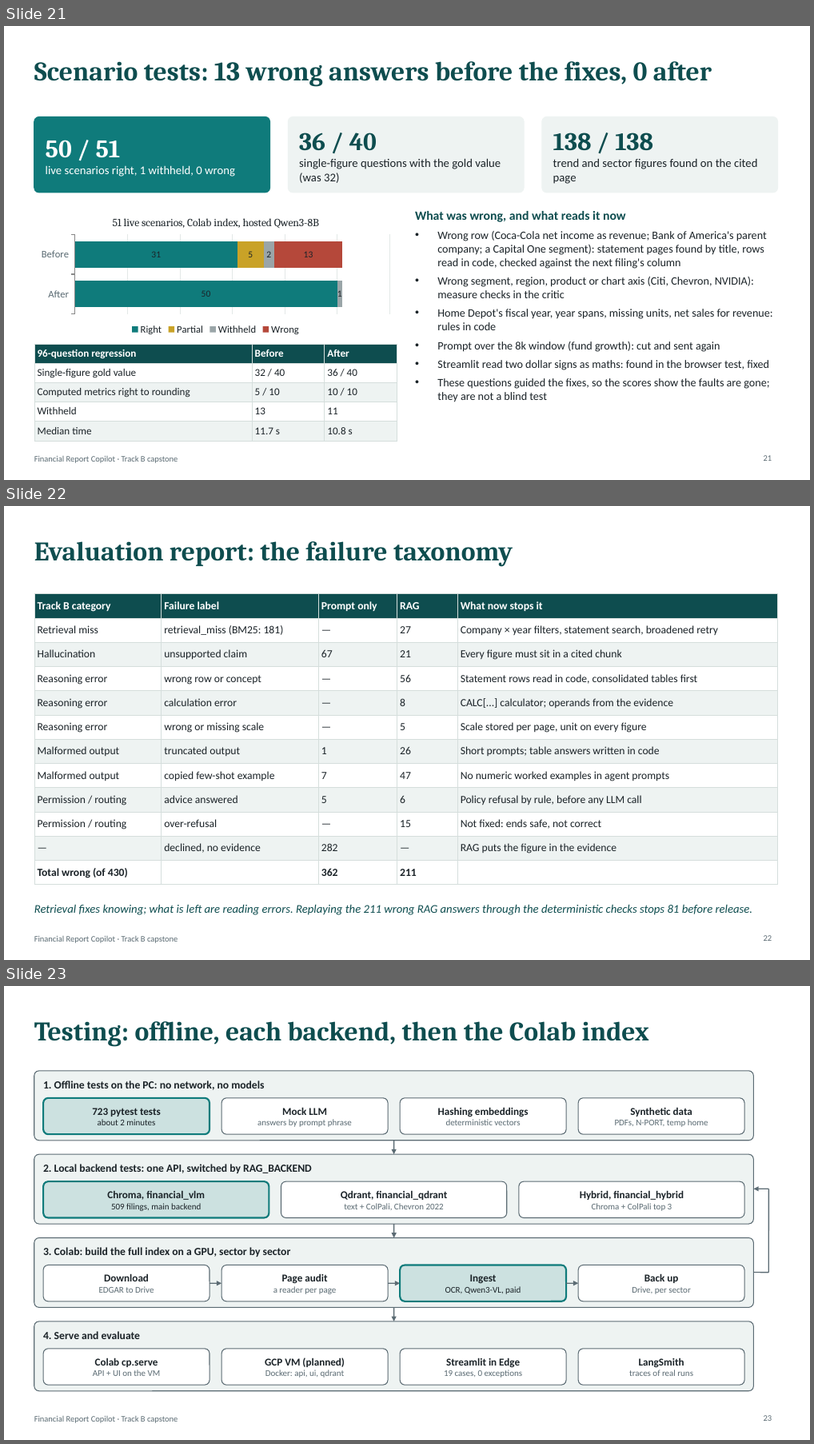
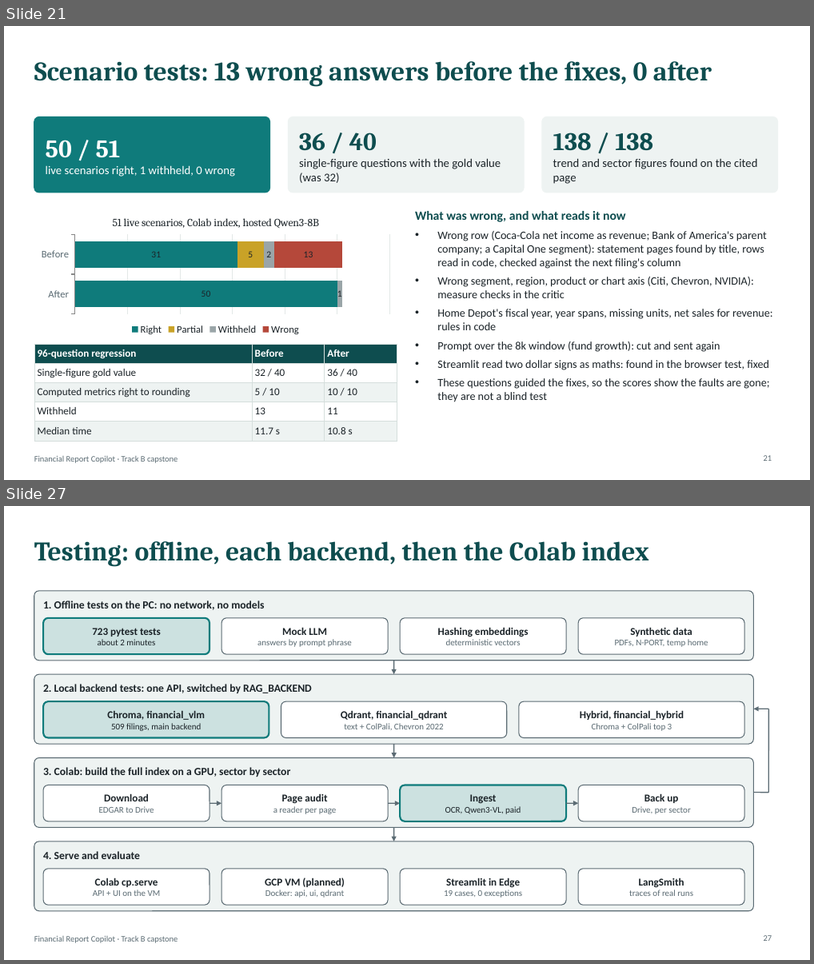
Before and after one commit to rama159065/Capstone, a slide deck: Financial_Report_Copilot_Technical_Deck.pptx. Shown one above the other, each under a label of ours: slides 21, 22 and 23 before the commit, slides 21 and 27 after it; the slides between them are not shown. The pictures are 814x1444 and 814x964 pixels, drawn with LibreOffice and Linux fonts; fonts in the diff are those of the drawing. Boxes give left, top, right and bottom in pixels: in the first picture for what was removed or moved away, otherwise in the second. Text is boxed around its words. In the diff, an @@ line names an element or a change of style, - is before the commit and + after.

```diff
--- a/Financial_Report_Copilot_Technical_Deck.pptx
+++ b/Financial_Report_Copilot_Technical_Deck.pptx
@@ slide 22 removed at [4, 506, 810, 960], background #FFFFFF; not listed: 1 template element that a slide beside it also shows @@
@@ title removed at [34, 541, 513, 567] @@
-Evaluation report: the failure taxonomy
@@ table removed at [34, 594, 778, 884], 12 rows, 5 columns @@
-Track B category | Failure label | Prompt only | RAG | What now stops it
-Retrieval miss | retrieval_miss (BM25: 181) | — | 27 | Company × year filters, statement search, broadened retry
-Hallucination | unsupported claim | 67 | 21 | Every figure must sit in a cited chunk
-Reasoning error | wrong row or concept | — | 56 | Statement rows read in code, consolidated tables first
-Reasoning error | calculation error | — | 8 | CALC[...] calculator; operands from the evidence
-Reasoning error | wrong or missing scale | — | 5 | Scale stored per page, unit on every figure
-Malformed output | truncated output | 1 | 26 | Short prompts; table answers written in code
-Malformed output | copied few-shot example | 7 | 47 | No numeric worked examples in agent prompts
-Permission / routing | advice answered | 5 | 6 | Policy refusal by rule, before any LLM call
-Permission / routing | over-refusal | — | 15 | Not fixed: ends safe, not correct
-— | declined, no evidence | 282 | — | RAG puts the figure in the evidence
-Total wrong (of 430) |  | 362 | 211 | 
@@ text removed at [34, 904, 754, 915] @@
-Retrieval fixes knowing; what is left are reading errors. Replaying the 211 wrong RAG answers through the deterministic checks stops 81 before release.
@@ page number removed at [764, 935, 773, 940] @@
-22
@@ what was slide 23 is now slide 27 @@
```
Also in this commit, not shown: 4 slides changed, 5 slides added, 4 other files.
